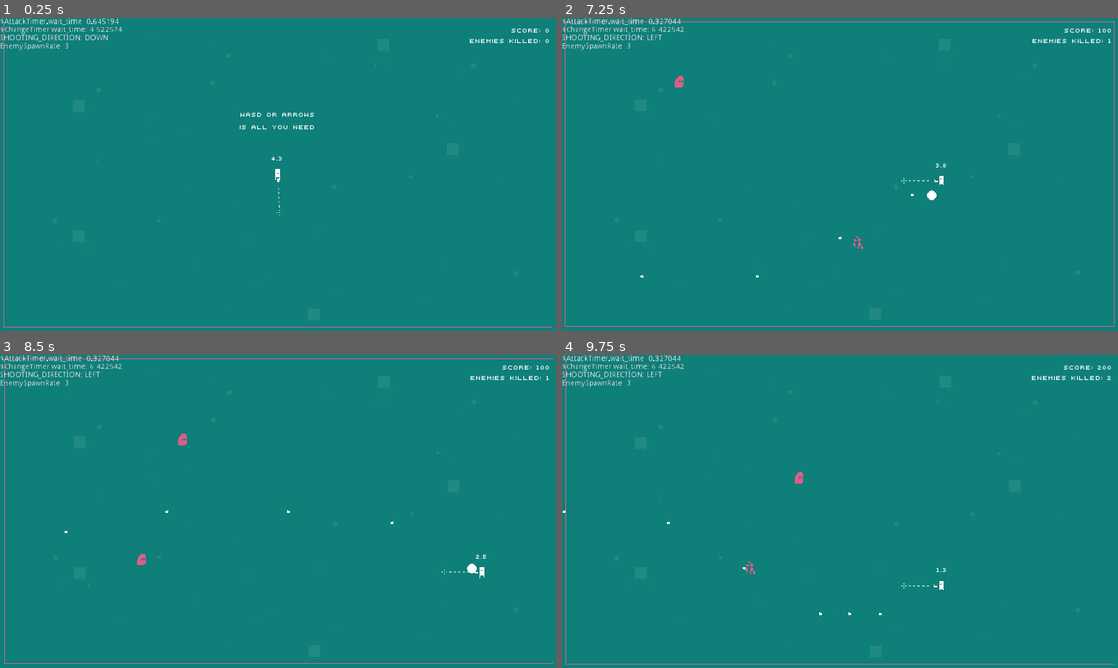
Above: before the commit, frames 1-4 (two rows, left to right).
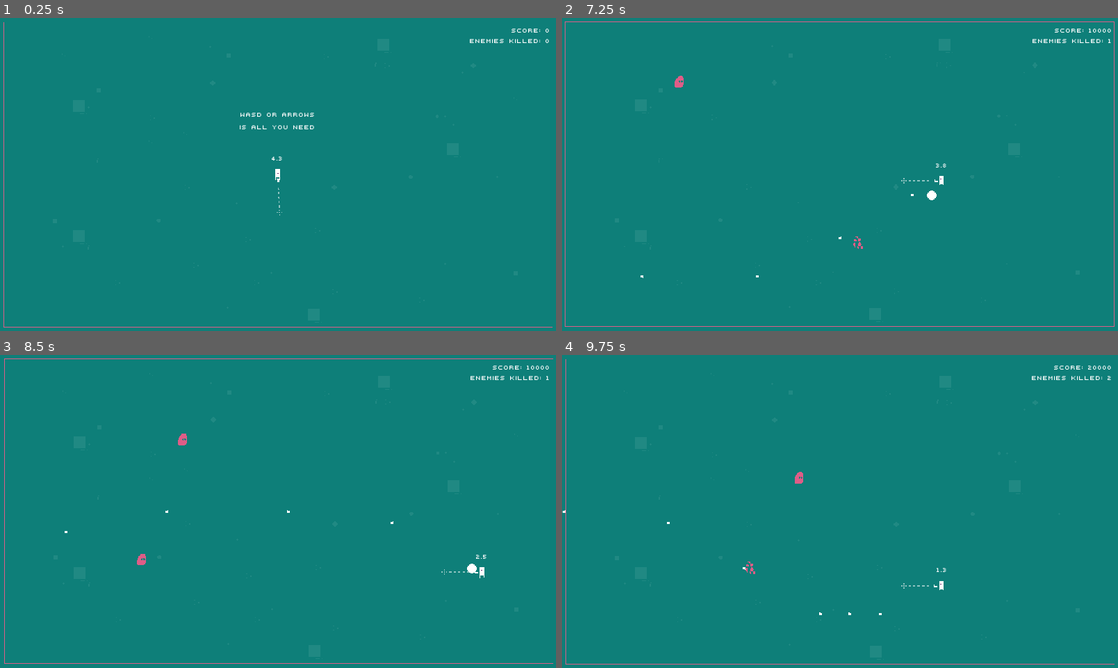
Above: after the commit, the same moments.

Repository: skarnl/gmtk-game-jam
Game: Godot game, scene res://screens/game/game.tscn
The game is run twice, just before and just after one commit, with the same random seed, the same clock (stepped at 60 frames per second) and the same inputs. This scene is started directly instead of the project's main scene. Sound files missing from this copy of the repository are replaced by a short silence.
Inputs (mouse positions are in pixels of both pictures, inside the frame that each line leads up to):
- Up to frame 1 (0.25 s): no input
- Up to frame 2 (7.25 s): tap Enter at 0.5 s; move the mouse to (962, 158) at 0.52 s; hold Right (ui_right) 0.53-1.28 s; click (962, 158) at 0.67 s; tap Space at 1.25 s; move the mouse to (728, 190) at 1.27 s; hold Down (ui_down) 1.28-2.03 s; move the mouse to (895, 105) at 2.02 s; hold Right (ui_right) 2.03-2.78 s; move the mouse to (812, 237) at 2.77 s; hold Up (ui_up) 2.78-3.53 s; click (812, 237) at 2.92 s; move the mouse to (1006, 221) at 3.52 s; hold Left (ui_left) 3.53-5.03 s; move the mouse to (673, 127) at 4.27 s; move the mouse to (867, 174) at 5.02 s; hold Down (ui_down) 5.03-5.78 s; click (867, 174) at 5.17 s; move the mouse to (756, 96) at 5.77 s; hold Right (ui_right) 5.78-6.53 s; move the mouse to (962, 158) at 6.52 s; hold Up (ui_up) from 6.53 s (still down)
- Up to frame 3 (8.5 s): move the mouse to (166, 527) at 7.27 s; release Up (ui_up) at 7.28 s; hold Right (ui_right) 7.28-8.03 s; click (166, 527) at 7.42 s; move the mouse to (333, 442) at 8.02 s; hold Down (ui_down) from 8.03 s (still down)
- Up to frame 4 (9.75 s): move the mouse to (812, 574) at 8.77 s; release Down (ui_down) at 8.78 s; hold Left (ui_left) 8.78-9.53 s; move the mouse to (1006, 558) at 9.52 s; hold Up (ui_up) from 9.53 s (still down); click (1006, 558) at 9.67 s

The runs differ from the first frame. In frame 1, 0.6% of the frame differs, in the area x 0-22%, y 0-11%; in frame 2, 0.7%; in frame 3, 0.7%; in frame 4, 0.7%, in the area x 0-97%, y 0-11%.

Commit message:
Add information in pause screen

Diff:
--- a/entities/enemy.gd
+++ b/entities/enemy.gd
@@ -22,7 +22,7 @@
 	player_reference = nodes.front()
 
 	movement_speed = BASE_WALKING_SPEED + rnd.randf_range(-30, 100)
-	points_when_killed = max(1, BASE_POINTS_WHEN_KILLED + (movement_speed - 100) * MOVEMENT_SPEED_POINTS_RATIO)
+	points_when_killed = stepify(max(1, BASE_POINTS_WHEN_KILLED + (movement_speed - 100) * MOVEMENT_SPEED_POINTS_RATIO), 0.01) * 100
 
 func _physics_process(delta):
 	if not player_reference:
@@ -49,6 +49,13 @@
 	$Area2D/CollisionPolygon2D.disabled = true
 
 
+func get_information():
+	var text = 'points_when_killed: %s\n' % points_when_killed
+	text += 'movement_speed: %s\n' % movement_speed
+
+	return text
+
+
 #bullet
 func _on_Area2D_area_entered(area):
 	set_physics_process(false)
--- a/entities/player.gd
+++ b/entities/player.gd
@@ -153,15 +153,11 @@
 	_set_random_attack_time()
 	_set_random_change_time()
 
-
-
 	_debug()
 
 
-func _debug():
-	if not OS.is_debug_build():
-		return
 
+func get_information():
 	var direction
 
 	match SHOOTING_DIRECTION:
@@ -174,9 +170,19 @@
 		Vector2.LEFT:
 			direction = 'LEFT'
 
-	var debug_text = '$AttackTimer.wait_time: %s\n' % $AttackTimer.wait_time
-	debug_text += '$ChangeTimer.wait_time: %s\n' % $ChangeTimer.wait_time
-	debug_text += 'SHOOTING_DIRECTION: %s\n' % direction
+	var text = 'shoot time: %.2f\n' % $AttackTimer.wait_time
+	text += 'shoot time left: %.2f\n' % $AttackTimer.time_left
+	text += 'change time: %.2f\n' % $ChangeTimer.wait_time
+	text += 'change time left: %.2f\n' % $ChangeTimer.time_left
+	text += 'direction: %s\n' % direction
+
+	return text
 
 
+func _debug():
+	if not OS.is_debug_build():
+		return
+
+	var debug_text = get_information()
+
 	emit_signal('debug', debug_text)
--- a/gui/debug.gd
+++ b/gui/debug.gd
@@ -2,8 +2,7 @@
 
 
 func _ready():
-	if not OS.is_debug_build():
-		hide()
+	hide()
 
 
 func set_text(text):
--- a/gui/hud.tscn
+++ b/gui/hud.tscn
@@ -231,12 +231,14 @@
 
 [node name="Label" type="Label" parent="Pause"]
 anchor_left = 0.5
-anchor_top = 0.5
-anchor_right = 0.5
-anchor_bottom = 0.5
+anchor_right = 0.5
 margin_left = -27.5
-margin_top = -10.5
 margin_right = 27.5
-margin_bottom = 10.5
+margin_bottom = 21.0
 text = "PAUSE"
 align = 1
+__meta__ = {
+"_edit_use_anchors_": false
+}
+
+[node name="labels" type="Node2D" parent="Pause"]
--- /dev/null
+++ b/gui/information_label.tscn
@@ -0,0 +1,37 @@
+[gd_scene load_steps=4 format=2]
+
+[ext_resource path="res://assets/fonts/000webfont.ttf" type="DynamicFontData" id=1]
+
+[sub_resource type="DynamicFont" id=1]
+extra_spacing_bottom = -10
+font_data = ExtResource( 1 )
+
+[sub_resource type="Theme" id=2]
+default_font = SubResource( 1 )
+
+[node name="InformationLabel" type="Control"]
+__meta__ = {
+"_edit_use_anchors_": false
+}
+
+[node name="ColorRect" type="ColorRect" parent="."]
+margin_right = 165.0
+margin_bottom = 65.0
+color = Color( 0, 0, 0, 0.231373 )
+__meta__ = {
+"_edit_use_anchors_": false
+}
+
+[node name="Label" type="Label" parent="."]
+margin_left = 5.34962
+margin_top = 5.09488
+margin_right = 165.35
+margin_bottom = 65.0949
+theme = SubResource( 2 )
+text = "speed: 2
+attack: 23
+"
+autowrap = true
+__meta__ = {
+"_edit_use_anchors_": false
+}
--- a/gui/pause.gd
+++ b/gui/pause.gd
@@ -1,4 +1,52 @@
 extends Control
+
+var label = preload('res://gui/information_label.tscn')
+
+var _global_information
 
 func _ready():
 	hide()
+
+func show():
+	for child in $labels.get_children():
+		$labels.remove_child(child)
+		child.queue_free()
+
+	_render_global_info()
+	_render_player_info()
+	_render_enemy_info()
+
+	.show()
+
+func set_global_information(information):
+	_global_information = information
+
+
+func _render_global_info():
+	_add_label(Vector2(10, 10), _global_information)
+
+
+func _render_player_info():
+	var playerNodes = get_tree().get_nodes_in_group('player')
+	var player = playerNodes.front()
+
+	var information = player.get_information()
+
+	_add_label(player.global_position, information)
+
+
+func _render_enemy_info():
+	var enemiesNodes = get_tree().get_nodes_in_group('enemies')
+
+#	var bulletsNodes = get_tree().get_nodes_in_group('bullets')
+
+	for enemy in enemiesNodes:
+		_add_label(enemy.global_position, enemy.get_information())
+
+
+func _add_label(position, information):
+	var new_label: Control = label.instance()
+	new_label.rect_position = position
+	new_label.get_node('Label').text = information
+
+	$labels.add_child(new_label)
--- a/screens/game/game.gd
+++ b/screens/game/game.gd
@@ -193,12 +193,21 @@
 
 
 func _show_paused_overlay():
+	$'../HUD/Pause'.set_global_information(_get_global_information())
 	$'../HUD/Pause'.show()
 
 
 func _hide_paused_overlay():
 	$'../HUD/Pause'.hide()
 
+
+func _get_global_information():
+	var text = 'score: %s\n' % _score
+	text += 'enemies killed: %s\n' % _enemies_killed
+	text += 'times restarted: %s\n' % restart_count
+	text += 'enemy spawn rate: %.2f\n' % enemy_timer.wait_time
+
+	return text
 
 func _unhandled_input(event):
 	if event is InputEventKey:
